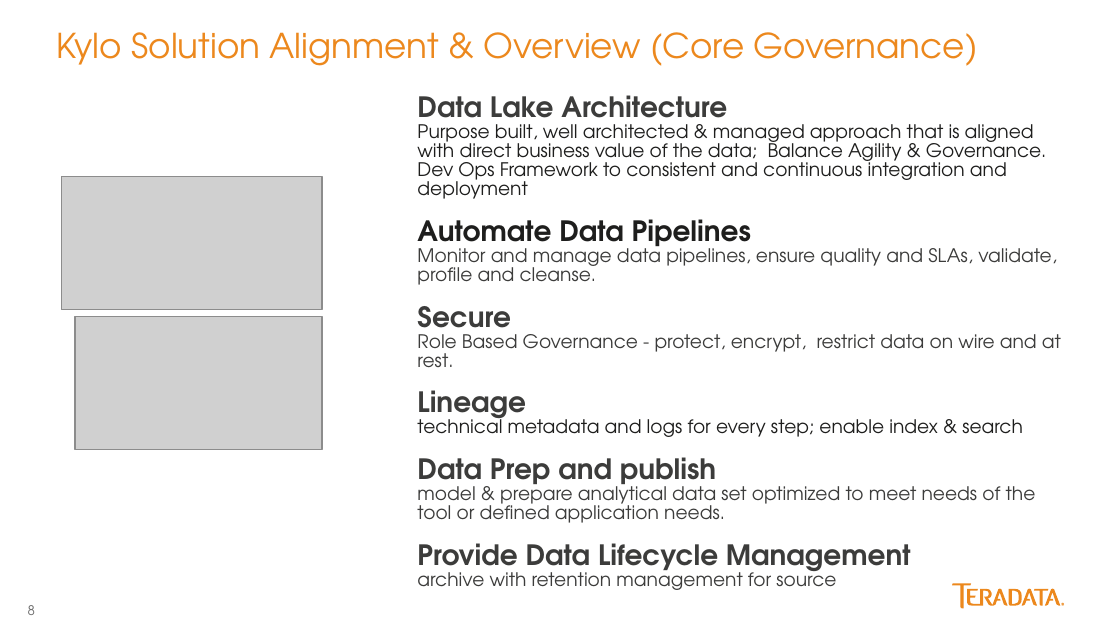
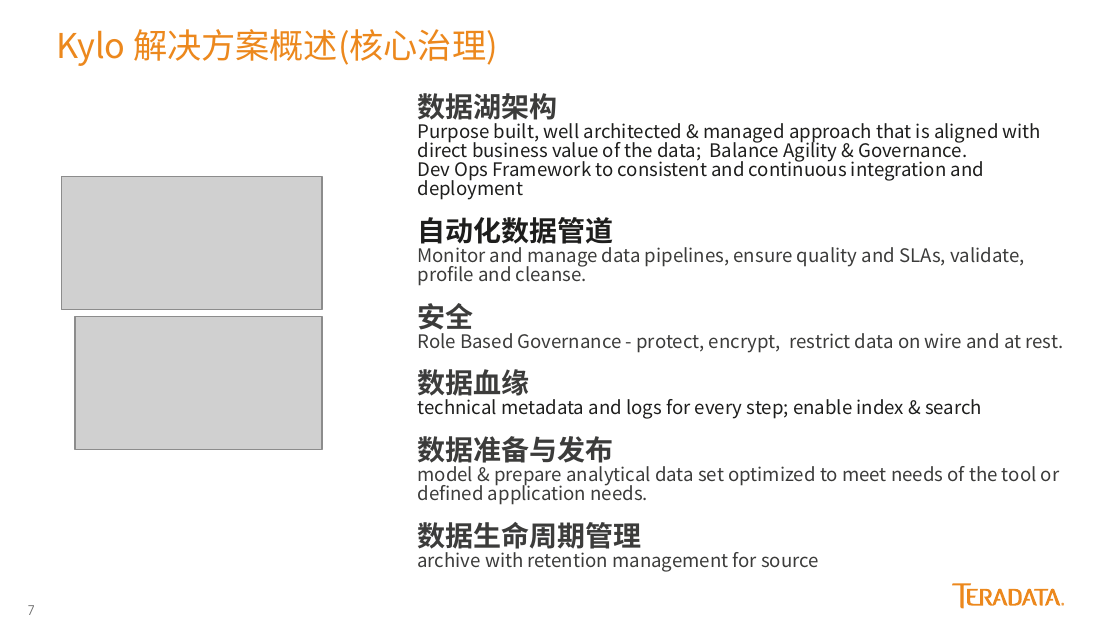
Before and after one commit to yaoran2000/MyTeradata, a slide deck: slide 7 of slides/Kylo配置与使用.pptx (slide 8 before the commit). Drawn at 1120x630 pixels with LibreOffice and Linux fonts; fonts in the diff are those of the drawing; grey boxes stand for pictures. Boxes give left, top, right and bottom in pixels: in the first picture for what was removed or moved away, otherwise in the second. Text is boxed around its words. In the diff, an @@ line names an element or a change of style, - is before the commit and + after.

Commit message:
Kylo Update Introduction

```diff
--- a/slides/Kylo配置与使用.pptx
+++ b/slides/Kylo配置与使用.pptx
@@ text at box(56, 29, 498, 66): text changed; font TeX Gyre Adventor to Noto Sans CJK SC @@
-Kylo Solution Alignment & Overview (Core Governance)
+Kylo 解决方案概述(核心治理)
@@ text at box(417, 93, 557, 125): text changed; font TeX Gyre Adventor to Noto Sans CJK SC @@
-  Data Lake Architecture
+  数据湖架构
@@ text at box(417, 119, 1063, 572): font TeX Gyre Adventor to Noto Sans CJK SC @@
@@ text at box(417, 217, 613, 249): text changed; font TeX Gyre Adventor to Noto Sans CJK SC @@
-  Automate Data Pipelines
+  自动化数据管道
@@ text at box(417, 303, 473, 335): text changed; font TeX Gyre Adventor to Noto Sans CJK SC @@
-  Secure
+  安全
@@ text at box(417, 369, 529, 401): text changed; font TeX Gyre Adventor to Noto Sans CJK SC @@
-  Lineage
+  数据血缘
@@ text at box(417, 436, 613, 468): text changed; font TeX Gyre Adventor to Noto Sans CJK SC @@
-  Data Prep and publish
+  数据准备与发布
@@ text at box(417, 522, 641, 554): text changed; font TeX Gyre Adventor to Noto Sans CJK SC @@
-  Provide Data Lifecycle Management
+  数据生命周期管理
@@ page number at box(28, 605, 35, 615): text changed @@
-8
+7
```
Also in this commit, not shown: 6 other slides changed, 1 slide added, 2 slides removed.
